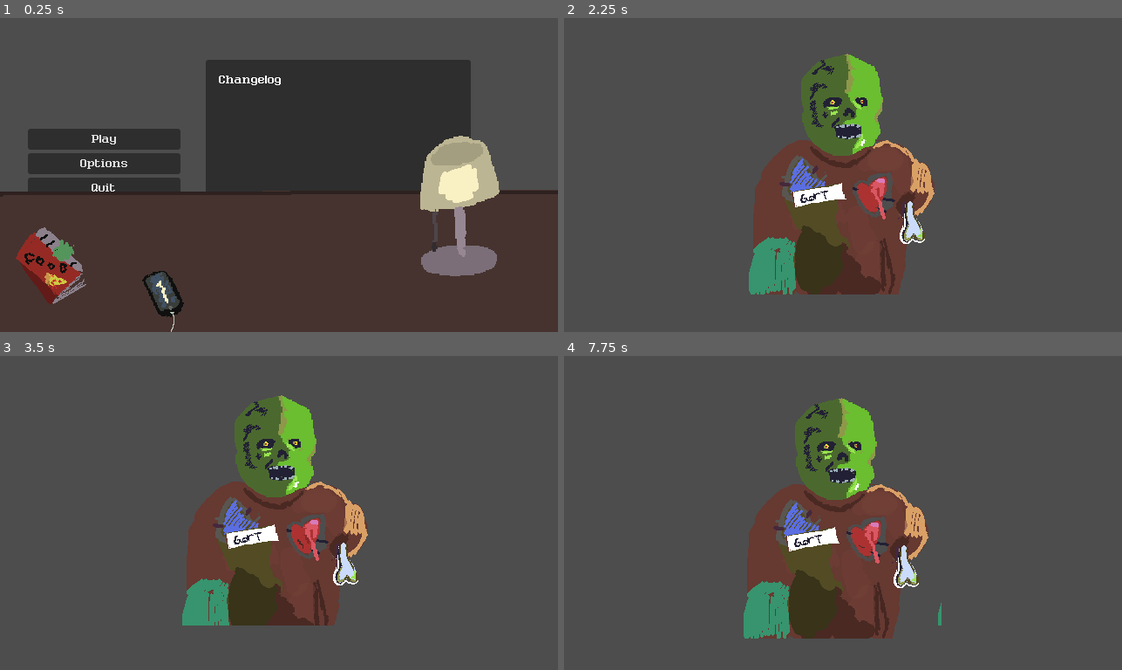
Above: before the commit, frames 1-4 (two rows, left to right).
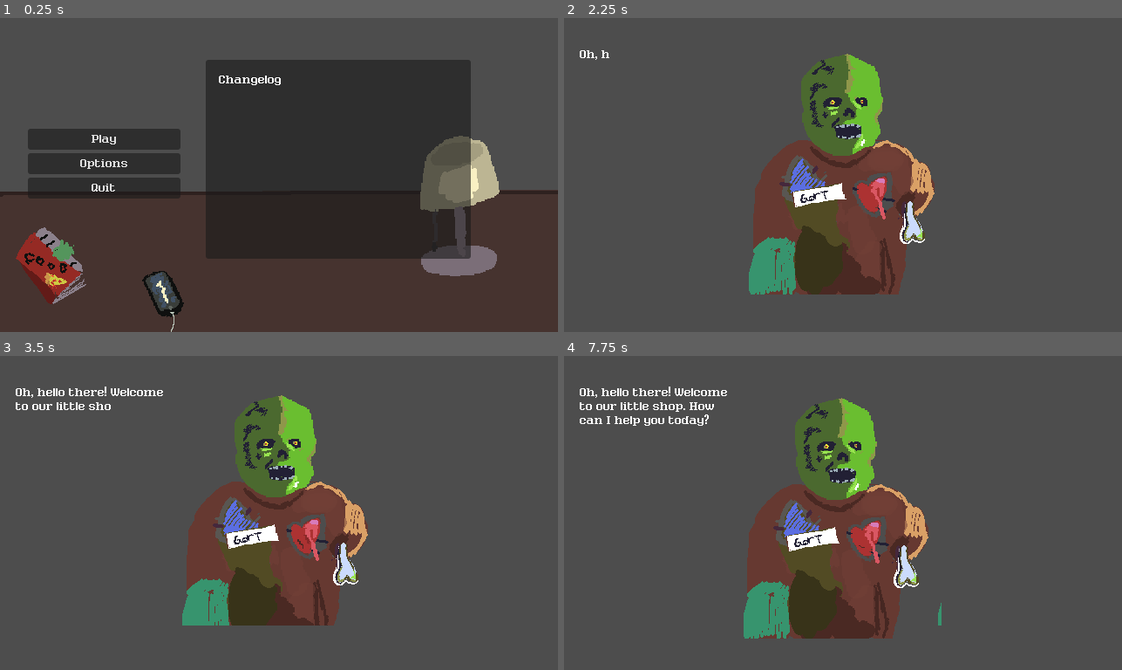
Above: after the commit, the same moments.

Repository: ImJulien/fallhacks
Game: Godot game, scene res://Scenes/menu.tscn
Same seed, same stepped clock (60 frames per second), same inputs: the game is played once before the commit and once after it. The engine's default icon, where the game draws it, is replaced by a stand-in: a white triangle on a blue panel in a dark square.
Inputs (mouse positions are in pixels of both pictures, inside the frame that each line leads up to):
- Up to frame 1 (0.25 s): no input
- Up to frame 2 (2.25 s): click "Play" at 0.5 s; move the mouse to (965, 159) at 1.27 s; hold W (Up) 1.28-2 s; click (965, 159) at 1.42 s; drag from (731, 190) to (815, 237) at 2.02 s
- Up to frame 3 (3.5 s): move the mouse to (334, 443) at 2.77 s; hold W (Up) from 2.78 s (still down)
- Up to frame 4 (7.75 s): release W (Up) at 3.5 s; drag from (815, 575) to (675, 465) at 3.52 s; move the mouse to (1010, 560) at 4.27 s; hold S (Down) 4.28-5 s; tap Enter at 5, 7.25 s; drag from (748, 450) to (647, 578) at 5.02 s; move the mouse to (870, 513) at 5.77 s; hold S (Down) 5.78-6.5 s; click (870, 513) at 5.92 s; tap Space at 6.5 s; drag from (759, 434) to (731, 528) at 6.52 s; move the mouse to (965, 497) at 7.27 s; hold W (Up) from 7.28 s (still down)

The runs differ from the first frame. In frame 1, 11% of the frame differs, in the area x 5-85%, y 37-77%; in frame 2, less than 0.1%; in frame 3, 0.4%; in frame 4, 0.7%.

Commit message:
added vars

Diff:
--- a/Scenes/menu.tscn
+++ b/Scenes/menu.tscn
@@ -1,8 +1,7 @@
-[gd_scene load_steps=25 format=3 uid="uid://kl1u2wqijagf"]
+[gd_scene load_steps=24 format=3 uid="uid://kl1u2wqijagf"]
 
 [ext_resource type="Script" uid="uid://dqmr0hcxhafeu" path="res://Scripts/menu.gd" id="1_con2f"]
 [ext_resource type="FontFile" uid="uid://cksnw3iylvwaj" path="res://Assets/Fonts/Ruler 9.ttf" id="2_cayip"]
-[ext_resource type="Script" path="res://Scripts/brightness.gd" id="2_xhh6f"]
 [ext_resource type="Texture2D" uid="uid://d3mvo5qufnpfs" path="res://Assets/Sprites/Topdesk/Topdesk1.png" id="4_h63v2"]
 [ext_resource type="Texture2D" uid="uid://bvcqungaevde4" path="res://Assets/Sprites/Topdesk/Topdesk2.png" id="5_l6llh"]
 [ext_resource type="Texture2D" uid="uid://ck0e4ushb6uw2" path="res://Assets/Sprites/Topdesk/Topdesk3.png" id="6_ocger"]
@@ -235,7 +234,6 @@
 layout_mode = 2
 size_flags_horizontal = 3
 size_flags_vertical = 4
-script = ExtResource("2_xhh6f")
 
 [node name="ChangelogWindow" type="VBoxContainer" parent="Windows/Margins"]
 layout_mode = 2
@@ -247,6 +245,7 @@
 fit_content = true
 
 [node name="TableUp" type="AnimatedSprite2D" parent="."]
+z_index = -1
 position = Vector2(320, 180)
 sprite_frames = SubResource("SpriteFrames_cayip")
 
--- a/Scripts/dialogue.gd
+++ b/Scripts/dialogue.gd
@@ -1,4 +1,6 @@
 extends Node
+
+signal dialogue_finished()
 
 @onready var dialogue_label: RichTextLabel = null
 var is_typing: bool = false
@@ -28,15 +30,32 @@
 	call_deferred("setup_ui")
 
 func setup_ui():
+	print("Setting up dialogue UI...")
+	var scene_name = "NONE"
+	if get_tree().current_scene:
+		scene_name = get_tree().current_scene.name
+	print("Current scene: ", scene_name)
 	dialogue_label = find_dialogue_text_recursive(get_tree().current_scene) #find the DialogueText node in current scene
+	if dialogue_label:
+		print("Found DialogueText successfully!")
+	else:
+		print("WARNING: DialogueText not found in scene!")
 
 func start_dialogue(aggression: Enums.AggressionLevel = Enums.AggressionLevel.PASSIVE, monster: Enums.Customers = Enums.Customers.GORT):
 	var monster_texts = monster_dialogues.get(monster, {})
 	var text = monster_texts.get(aggression, "...")
 
+	#try to find dialogue_label if we don't have it (in case of scene transition)
+	if not dialogue_label:
+		print("DialogueText not found, searching again...")
+		setup_ui()
+
 	if dialogue_label:
+		print("Found DialogueText, showing dialogue: ", text)
 		dialogue_label.visible = true
 		type_text(text)
+	else:
+		print("ERROR: Could not find DialogueText node!")
 
 func type_text(text: String):
 	is_typing = true
@@ -51,6 +70,8 @@
 		await get_tree().create_timer(text_speed).timeout
 
 	is_typing = false
+	print("Dialogue finished typing")
+	dialogue_finished.emit()
 
 func hide_dialogue():
 	if dialogue_label:
--- a/Scripts/gort.gd
+++ b/Scripts/gort.gd
@@ -3,8 +3,12 @@
 @onready var move_tween := create_tween()
 @onready var bounce_tween := create_tween()
 
+var is_talking: bool = false
+
 func _ready() -> void:
 	play("walk")  #walk animation
+	#connect to dialogue finished signal
+	Dialogue.dialogue_finished.connect(_on_dialogue_finished)
 	move_to_center()
 
 func move_to_center():
@@ -27,4 +31,16 @@
 		bounce_tween.kill()  #stop bouncing the gyatt
 		play("idle")  #idle anim
 		#call the dialogue system singleton with desired aggression level
+		is_talking = true
 		Dialogue.start_dialogue(Enums.AggressionLevel.PASSIVE, Enums.Customers.GORT)
+
+func stop_talking():
+	is_talking = false
+	print("Gort stopped talking")
+
+func get_is_talking() -> bool:
+	return is_talking
+
+func _on_dialogue_finished():
+	is_talking = false
+	print("Gort finished talking (dialogue completed)")
--- a/Scripts/pan.gd
+++ b/Scripts/pan.gd
@@ -14,7 +14,7 @@
 var ingredients_in_pan: Array = []
 
 func _ready():
-	# Set up timer
+	#set up timer
 	add_child(cooking_timer)
 	cooking_timer.wait_time = cooking_time
 	cooking_timer.one_shot = true
